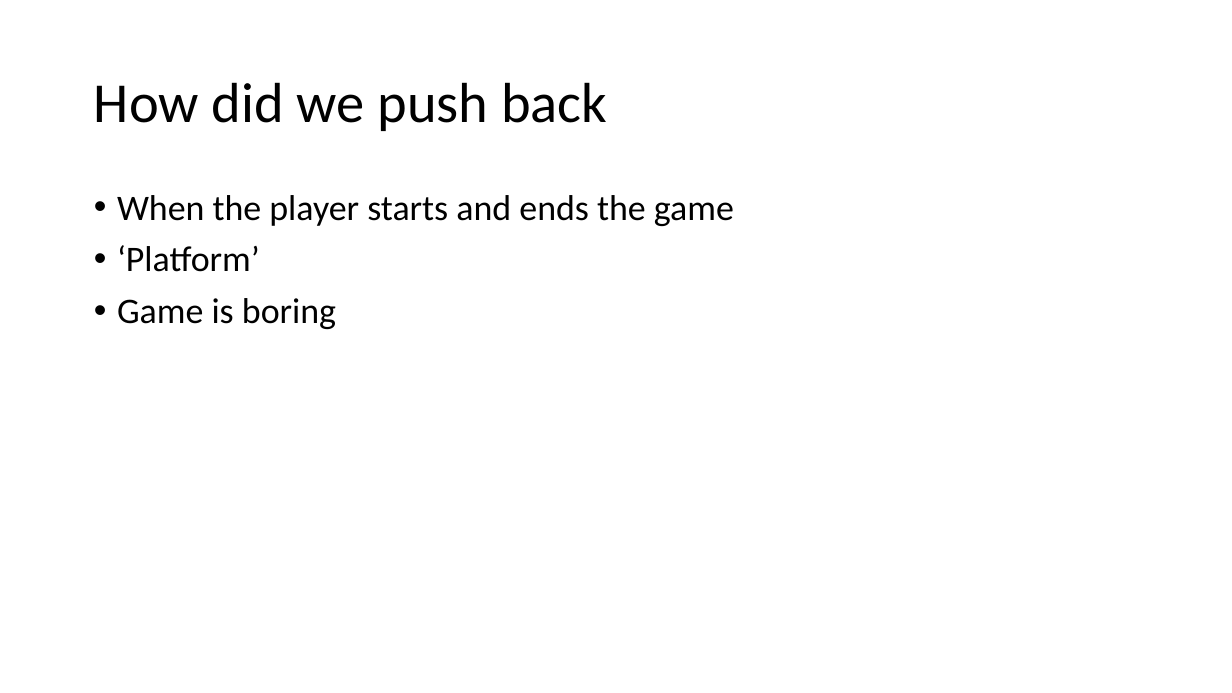
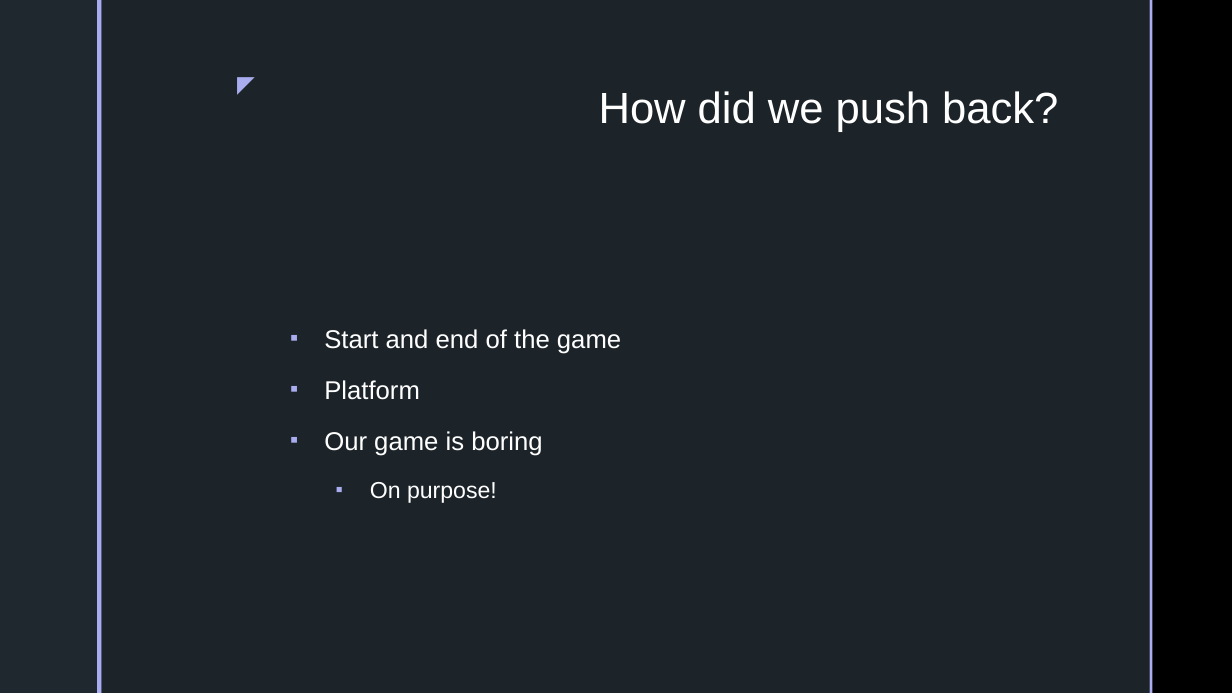
Before and after one commit to simonlhopkins/fisherman_extension, a slide deck: slide 8 of Presentation1.pptx (slide 5 before the commit). Drawn at 1232x693 pixels with LibreOffice and Linux fonts; fonts in the diff are those of the drawing; background and template pictures are left out. Boxes give left, top, right and bottom in pixels: in the first picture for what was removed or moved away, otherwise in the second. Text is boxed around its words. In the diff, an @@ line names an element or a change of style, - is before the commit and + after.

```diff
--- a/Presentation1.pptx
+++ b/Presentation1.pptx
@@ background #FFFFFF to picture (left out) @@
@@ rectangle added at (x1=0, y1=0, x2=97, y2=693), fill #1F282E @@
@@ rectangle added at (x1=97, y1=0, x2=102, y2=693), fill #A9ACEE @@
@@ rectangle added at (x1=102, y1=0, x2=1150, y2=693), fill #1F282E at 92% opacity @@
@@ rectangle added at (x1=1150, y1=0, x2=1153, y2=693), fill #A9ACEE @@
@@ text added at (x1=222, y1=65, x2=263, y2=102), 18 pt, text #A9ACEE @@
+◤
@@ title "How did we push back?" at (x1=599, y1=91, x2=1058, y2=132): vertical alignment middle to top @@
@@ title at (x1=599, y1=91, x2=1058, y2=132): text changed; size 44 to 34 pt; font Calibri to Arial; text colour #000000 to #FFFFFF @@
-How did we push back
+How did we push back?
@@ text "Start and end of the ..." at (x1=324, y1=329, x2=621, y2=503): vertical alignment top to middle @@
@@ text at (x1=324, y1=329, x2=621, y2=503): text changed; size 28 to 20 pt; font Calibri to Arial; text colour #000000 to #FFFFFF @@
-• When the player starts and ends the game
-• ‘Platform’
-• Game is boring
+▪ Start and end of the game
+▪ Platform
+▪ Our game is boring
+  ▪ On purpose!
```
Also in this commit, not shown: 4 other slides changed, 8 slides added, 1 slide removed.
